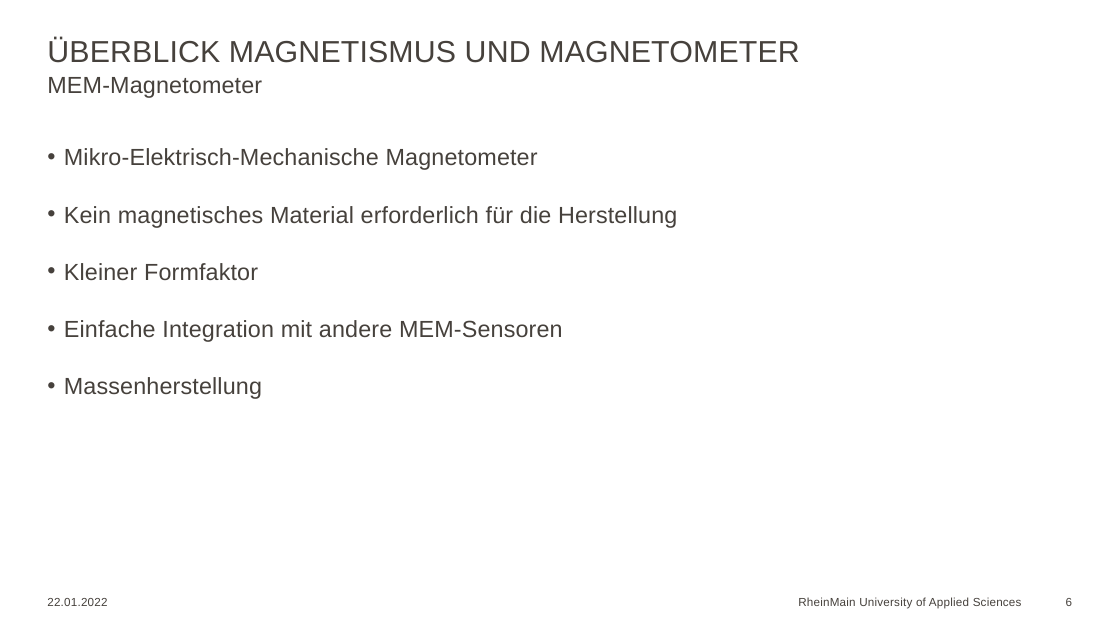
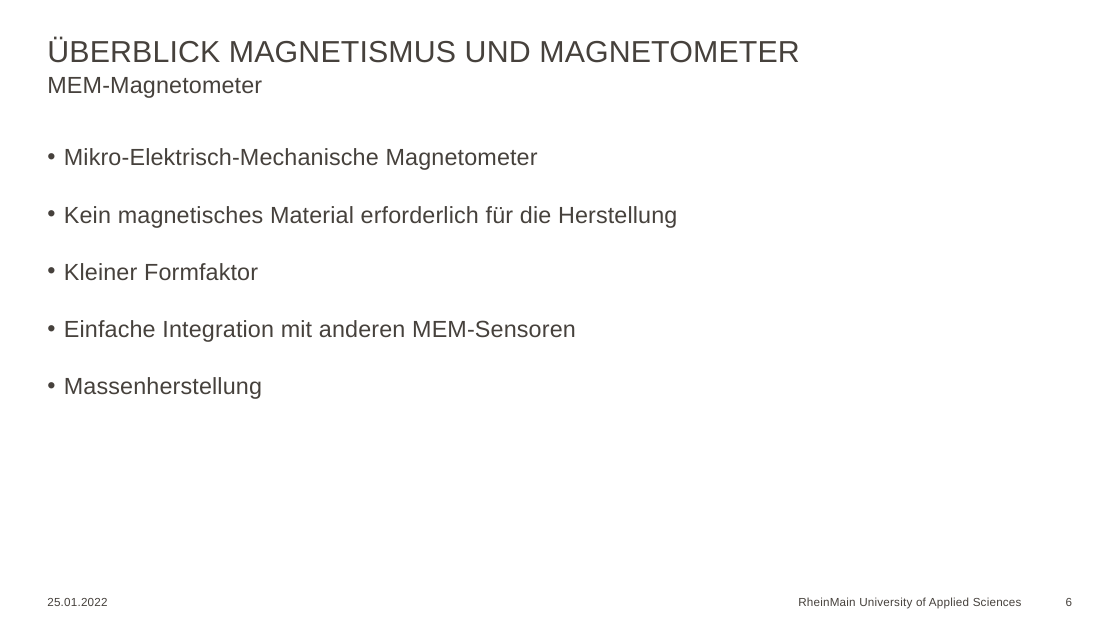
Before and after one commit to Georgios24816/hsrm, a slide deck: slide 6 of 5/Seminar/Georgios_Markou_10.odp. Drawn at 1120x630 pixels with LibreOffice and Linux fonts; fonts in the diff are those of the drawing; background and template pictures are left out. Boxes give left, top, right and bottom in pixels: in the first picture for what was removed or moved away, otherwise in the second. Text is boxed around its words. In the diff, an @@ line names an element or a change of style, - is before the commit and + after.

```diff
--- a/5/Seminar/Georgios_Markou_10.odp
+++ b/5/Seminar/Georgios_Markou_10.odp
@@ text at (x1=64, y1=320, x2=576, y2=342): text changed @@
-• Einfache Integration mit andere MEM-Sensoren
+• Einfache Integration mit anderen MEM-Sensoren
@@ text at (x1=47, y1=598, x2=107, y2=606): text changed @@
-22.01.2022
+25.01.2022
```
Also in this commit, not shown: 11 other slides changed, 1 slide removed, 7 other files.
